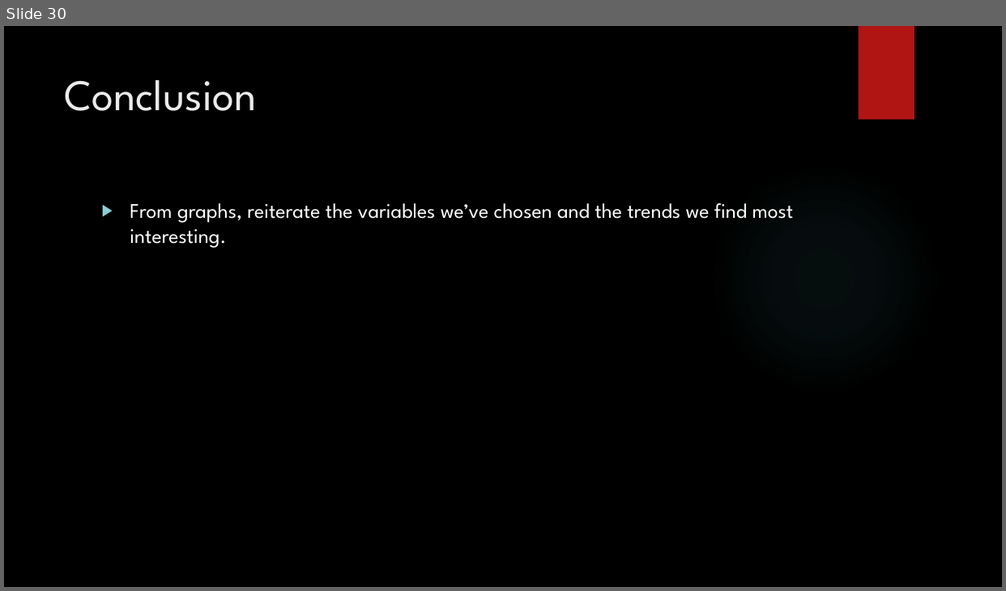
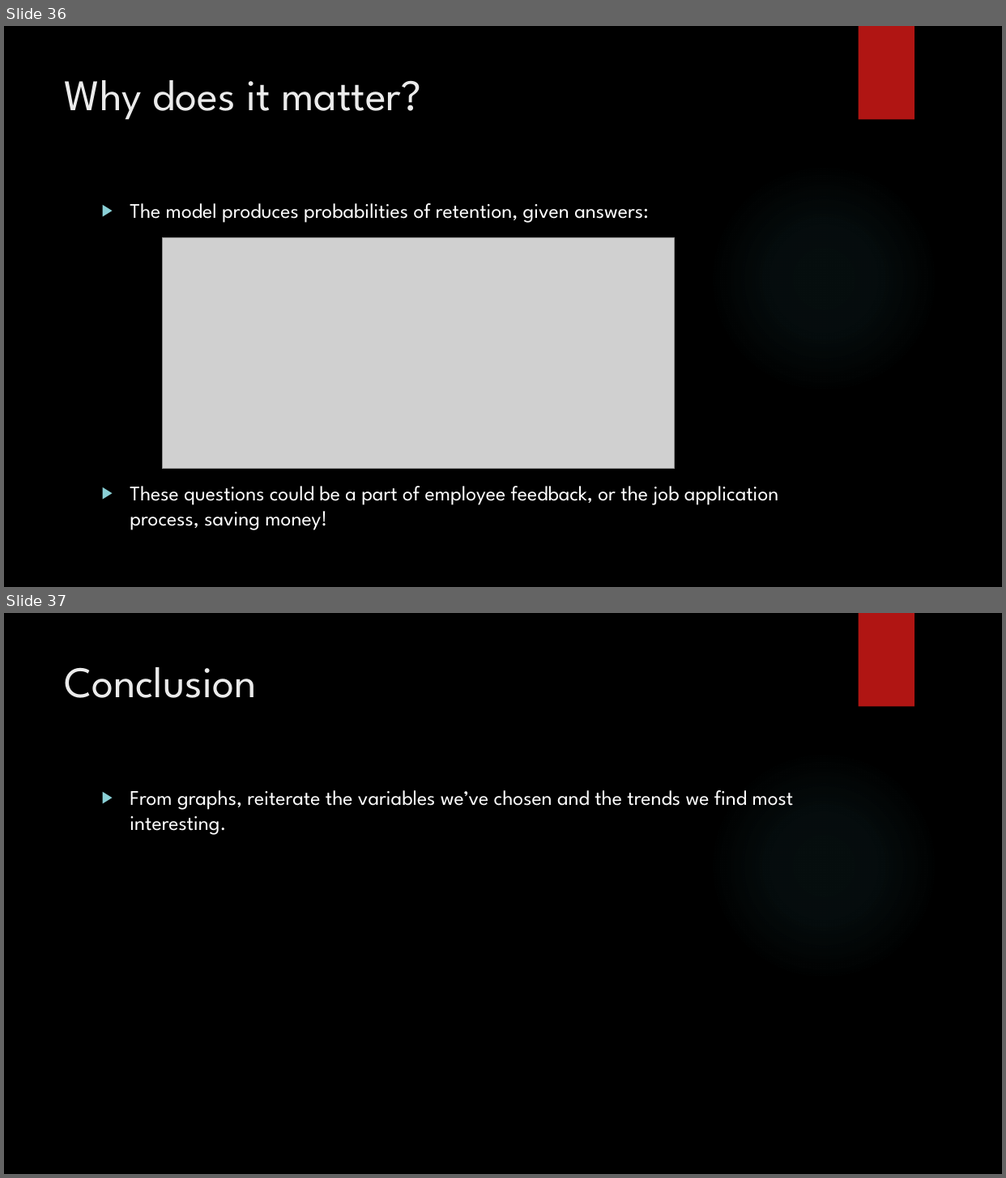
Before and after one commit to vazquezs123/DATA_SCIENCE_CS02, a slide deck: case_study_02_presentation.pptx. Shown one above the other, each under a label of ours: slide 30 before the commit, slides 36 and 37 after it. The pictures are 1006x591 and 1006x1178 pixels, drawn with LibreOffice and Linux fonts; fonts in the diff are those of the drawing; grey boxes stand for pictures; background and template pictures are left out. Boxes give left, top, right and bottom in pixels: in the first picture for what was removed or moved away, otherwise in the second. Text is boxed around its words. In the diff, an @@ line names an element or a change of style, - is before the commit and + after.

```diff
--- a/case_study_02_presentation.pptx
+++ b/case_study_02_presentation.pptx
@@ slide 36 added at [4,26,1002,587], background picture (left out); not listed: 2 template elements that a slide beside it also shows @@
@@ title added at [65,80,421,120], 42 pt, text #EBEBEB @@
+Why does it matter?
@@ text added at [130,203,778,531], 20 pt, text #FFFFFF @@
+▶ The model produces probabilities of retention, given answers:
+▶ These questions could be a part of employee feedback, or the job application process, saving money!
@@ picture added at [162,238,674,469] @@
@@ what was slide 30 is now slide 37 @@
```
Also in this commit, not shown: 6 other slides added.
